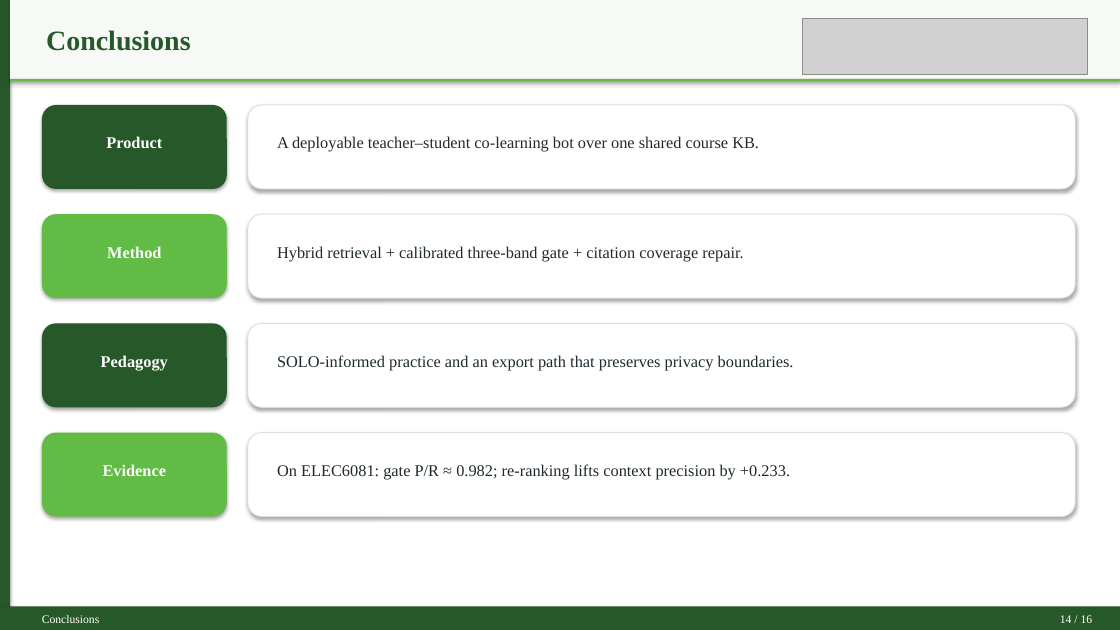
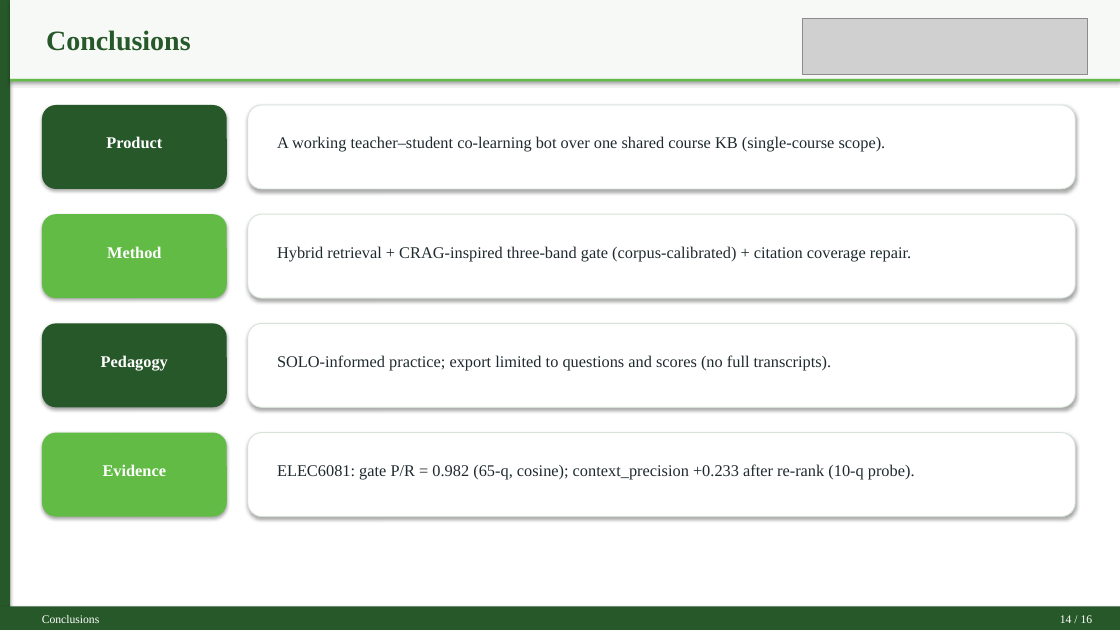
Before and after one commit to JinYue-star/ForRag, a slide deck: slide 14 of docs/Jin_Yue_3036494489_Final_Defense_Clean_TNR.pptx. Drawn at 1120x630 pixels with LibreOffice and Linux fonts; fonts in the diff are those of the drawing; grey boxes stand for pictures. Boxes give left, top, right and bottom in pixels: in the first picture for what was removed or moved away, otherwise in the second. Text is boxed around its words. In the diff, an @@ line names an element or a change of style, - is before the commit and + after.

```diff
--- a/docs/Jin_Yue_3036494489_Final_Defense_Clean_TNR.pptx
+++ b/docs/Jin_Yue_3036494489_Final_Defense_Clean_TNR.pptx
@@ text at bbox=[277, 136, 886, 152]: text changed @@
-A deployable teacher–student co-learning bot over one shared course KB.
+A working teacher–student co-learning bot over one shared course KB (single-course scope).
@@ text at bbox=[277, 246, 911, 262]: text changed @@
-Hybrid retrieval + calibrated three-band gate + citation coverage repair.
+Hybrid retrieval + CRAG-inspired three-band gate (corpus-calibrated) + citation coverage repair.
@@ text at bbox=[277, 355, 832, 371]: text changed @@
-SOLO-informed practice and an export path that preserves privacy boundaries.
+SOLO-informed practice; export limited to questions and scores (no full transcripts).
@@ text at bbox=[277, 464, 915, 480]: text changed @@
-On ELEC6081: gate P/R ≈ 0.982; re-ranking lifts context precision by +0.233.
+ELEC6081: gate P/R = 0.982 (65-q, cosine); context_precision +0.233 after re-rank (10-q probe).
```
Also in this commit, not shown: 9 other slides changed, 14 other files.
